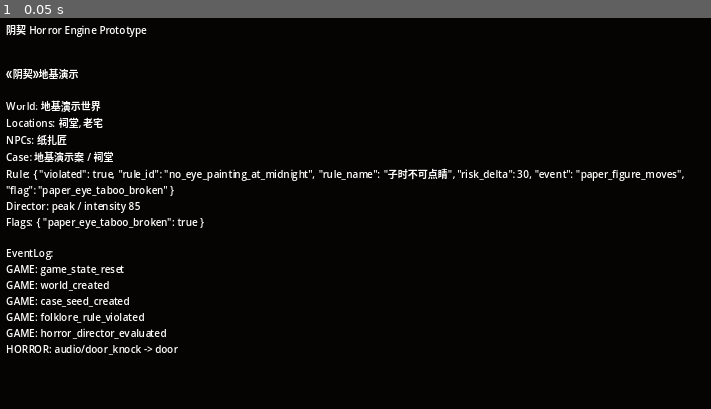
Above: before the commit, frame 1.
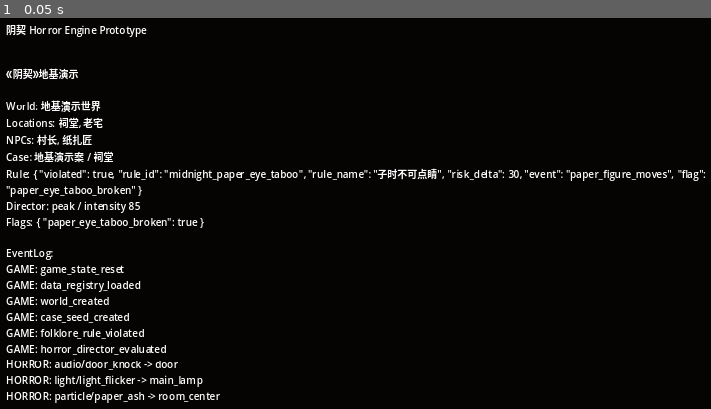
Above: after the commit, the same moment.

Repository: xiemingxin1145/yinqi-horror-engine
Game: Godot game, scene res://scenes/Main.tscn
Same seed, same stepped clock (60 frames per second), same inputs: the game is played once before the commit and once after it.
Inputs:
- Up to frame 1 (0.05 s): no input

The runs differ from the first frame. In frame 1, 3.5% of the frame differs, in the area x 0-100%, y 29-99%.

Commit message:
feat: make WorldSim load json registry data

Diff:
--- a/src/world_sim/WorldSim.gd
+++ b/src/world_sim/WorldSim.gd
@@ -1,7 +1,7 @@
 extends Node
 
 func create_world(world_name: String) -> Dictionary:
-    DataRegistry.seed_minimal_demo_data()
+    DataRegistry.load_all_data()
 
     var locations := []
     for location_id in DataRegistry.locations.keys():
@@ -15,9 +15,11 @@
         npcs.append({
             "id": npc_id,
             "name": template.get("name", npc_id),
+            "role": template.get("role", "unknown"),
             "fear": template.get("base_fear", 0),
             "trust": template.get("base_trust", 0),
-            "tags": template.get("tags", [])
+            "tags": template.get("tags", []),
+            "home_location": template.get("home_location", "")
         })
 
     var world := {
